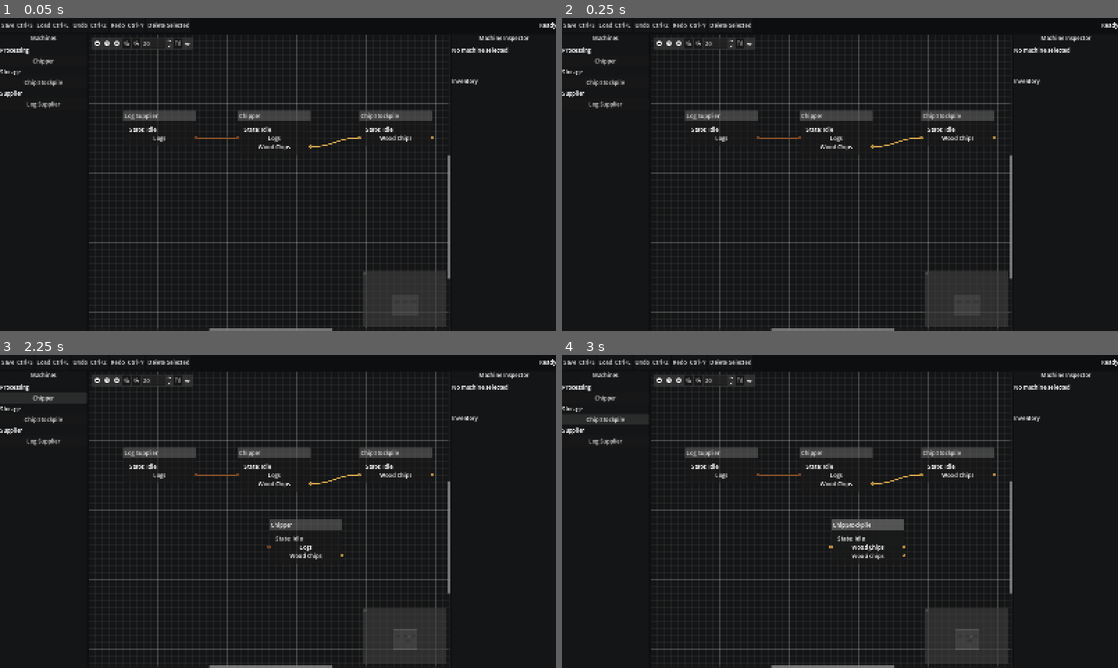
Above: before the commit, frames 1-4 (two rows, left to right).
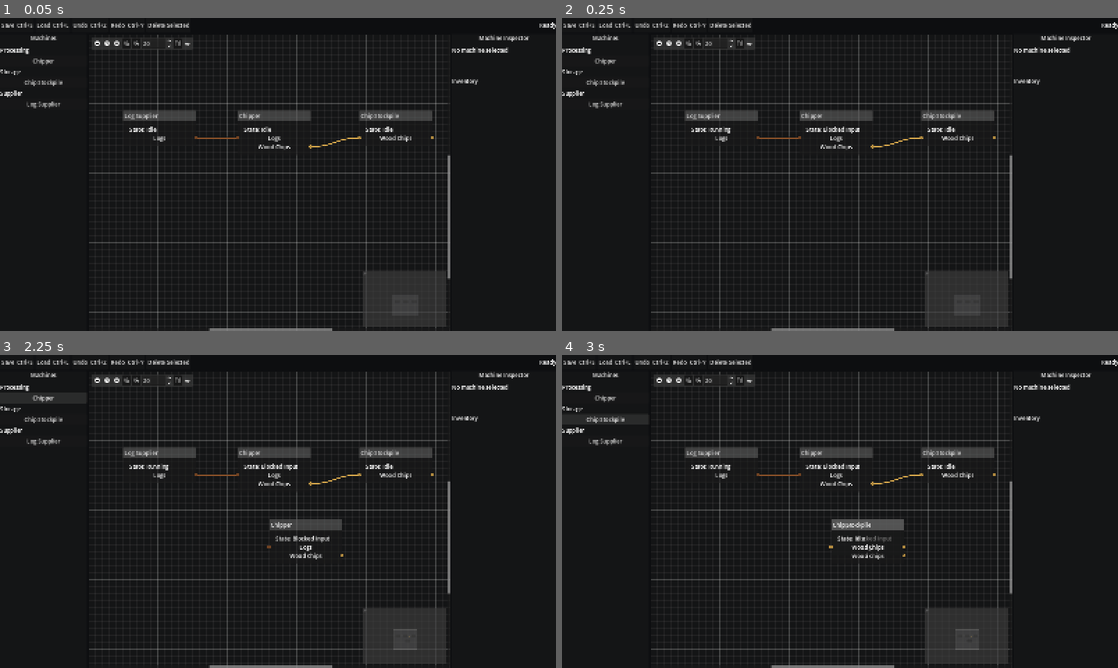
Above: after the commit, the same moments.

Repository: Poru-IndFlow/IndustrialFlow
Game: Godot game, scene res://scenes/main.tscn
Same seed, same stepped clock (60 frames per second), same inputs: the game is played once before the commit and once after it.
Inputs:
- Up to frame 1 (0.05 s): no input
- Up to frame 2 (0.25 s): no input
- Up to frame 3 (2.25 s): click "Undo Ctrl+Z" at 0.5 s; click "Redo Ctrl+Y" at 1.25 s; click "Chipper" at 2 s
- Up to frame 4 (3 s): click "Chip Stockpile" at 2.75 s

Frame 1 is identical in both runs. In frame 2, 0.1% of the frame differs, in the area x 26-54%, y 34-37%; in frame 3, 0.2%, in the area x 26-60%, y 34-60%; in frame 4, 0.2%.

Commit message:
Update machine states in factory graph

Diff:
--- a/scripts/ui/factory_graph.gd
+++ b/scripts/ui/factory_graph.gd
@@ -9,7 +9,7 @@
 var output_ports: Dictionary = {}
 var input_port_resources: Dictionary = {}
 var output_port_resources: Dictionary = {}
-
+var state_labels: Dictionary = {}
 
 func _ready() -> void:
 	connection_request.connect(_on_connection_request)
@@ -64,6 +64,7 @@
 
 	factory.event_bus.machine_added.connect(_on_machine_added)
 	factory.event_bus.machine_removed.connect(_on_machine_removed)
+	factory.event_bus.machine_state_changed.connect(_on_machine_state_changed)
 	factory.event_bus.connection_added.connect(_on_connection_added)
 	factory.event_bus.connection_removed.connect(_on_connection_removed)
 
@@ -90,6 +91,7 @@
 	output_ports.clear()
 	input_port_resources.clear()
 	output_port_resources.clear()
+	state_labels.clear()
 
 	for child: Node in get_children():
 		if child is GraphNode:
@@ -106,6 +108,7 @@
 	var state_label := Label.new()
 	state_label.text = "State: %s" % _state_text(machine.state)
 	node.add_child(state_label)
+	state_labels[machine.instance_id] = state_label
 
 	var resources := _get_machine_resources(machine)
 	var input_port := 0
@@ -258,6 +261,10 @@
 	var added_callback := Callable(self, "_on_connection_added")
 	var removed_callback := Callable(self, "_on_connection_removed")
 	var machine_removed_callback := Callable(self, "_on_machine_removed")
+	var state_callback := Callable(self, "_on_machine_state_changed")
+
+	if factory.event_bus.machine_state_changed.is_connected(state_callback):
+		factory.event_bus.machine_state_changed.disconnect(state_callback)
 
 	if factory.event_bus.machine_added.is_connected(machine_callback):
 		factory.event_bus.machine_added.disconnect(machine_callback)
@@ -338,7 +345,7 @@
 	_remove_machine_port_data(output_ports, machine_id)
 	_remove_machine_port_data(input_port_resources, machine_id)
 	_remove_machine_port_data(output_port_resources, machine_id)
-
+	state_labels.erase(machine_id)
 	_rebuild_connections()
 
 
@@ -352,6 +359,17 @@
 		if str(key).begins_with(prefix):
 			port_data.erase(key)
 
+func _on_machine_state_changed(machine: MachineModel) -> void:
+	if machine == null:
+		return
+
+	var state_label := state_labels.get(
+		machine.instance_id
+	) as Label
+
+	if state_label != null:
+		state_label.text = "State: %s" % _state_text(machine.state)
+
 func _on_machine_added(machine: MachineModel) -> void:
 	add_machine_node(machine)
 
